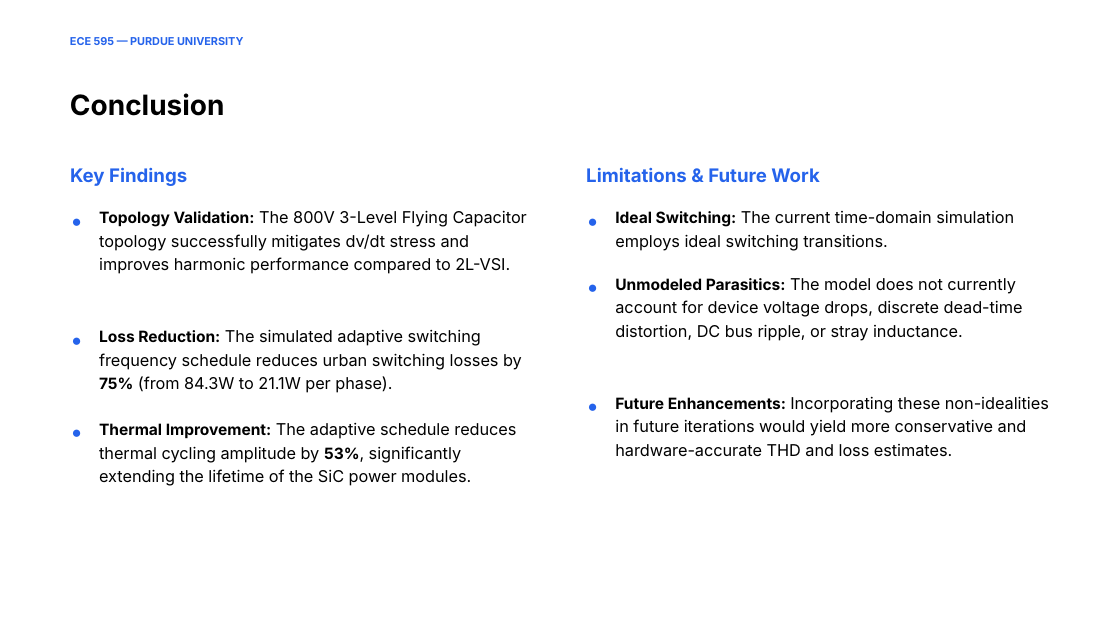
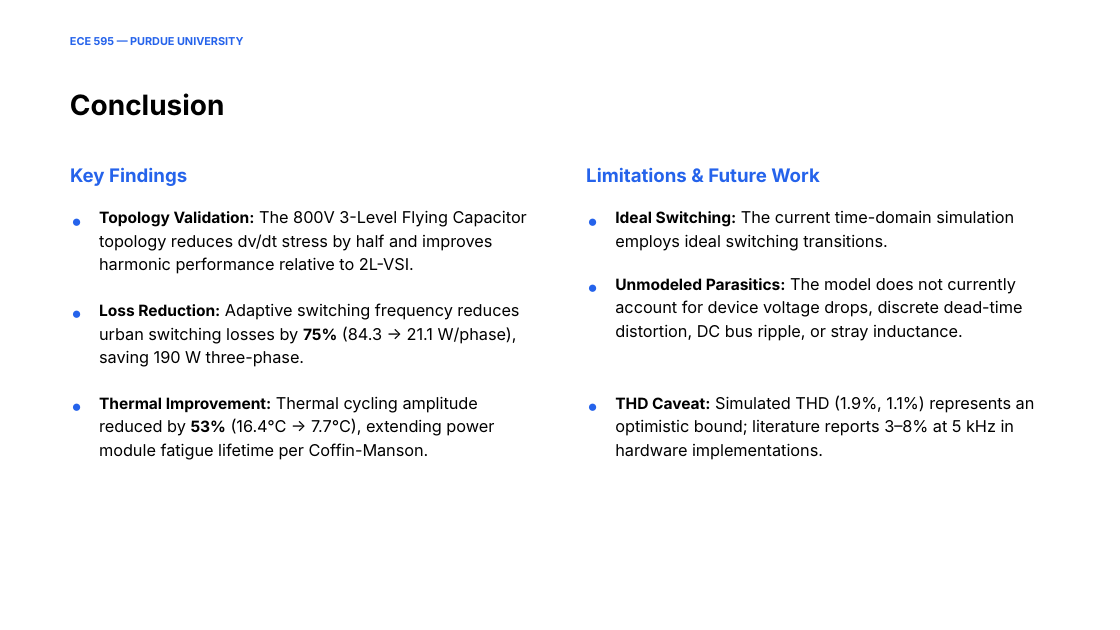
Before and after one commit to HayagreevSMeta/Inverter-Design, a slide deck: slide 13 of FC_Inverter_Presentation.pptx. Drawn at 1120x630 pixels with LibreOffice and Linux fonts; fonts in the diff are those of the drawing; background and template pictures are left out. Boxes give left, top, right and bottom in pixels: in the first picture for what was removed or moved away, otherwise in the second. Text is boxed around its words. In the diff, an @@ line names an element or a change of style, - is before the commit and + after.

```diff
--- a/FC_Inverter_Presentation.pptx
+++ b/FC_Inverter_Presentation.pptx
@@ text at (99,210,527,274): text changed @@
-Topology Validation: The 800V 3-Level Flying Capacitor topology successfully mitigates dv/dt stress and improves harmonic performance compared to 2L-VSI.
+Topology Validation: The 800V 3-Level Flying Capacitor topology reduces dv/dt stress by half and improves harmonic performance relative to 2L-VSI.
@@ text "•": place and size @@
-text "•" at (69,319,83,356)
+text "•" at (69,293,83,330)
@@ text at (99,303,519,367): text changed @@
-Loss Reduction: The simulated adaptive switching frequency schedule reduces urban switching losses by 75% (from 84.3W to 21.1W per phase).
+Loss Reduction: Adaptive switching frequency reduces urban switching losses by 75% (84.3 → 21.1 W/phase), saving 190 W three-phase.
@@ text "•": place and size @@
-text "•" at (69,412,83,449)
+text "•" at (69,385,83,422)
@@ text at (99,396,494,460): text changed @@
-Thermal Improvement: The adaptive schedule reduces thermal cycling amplitude by 53%, significantly extending the lifetime of the SiC power modules.
+Thermal Improvement: Thermal cycling amplitude reduced by 53% (16.4°C → 7.7°C), extending power module fatigue lifetime per Coffin-Manson.
@@ text at (615,396,1035,460): text changed @@
-Future Enhancements: Incorporating these non-idealities in future iterations would yield more conservative and hardware-accurate THD and loss estimates.
+THD Caveat: Simulated THD (1.9%, 1.1%) represents an optimistic bound; literature reports 3–8% at 5 kHz in hardware implementations.
```
Also in this commit, not shown: 4 other slides changed, 9 other files.
